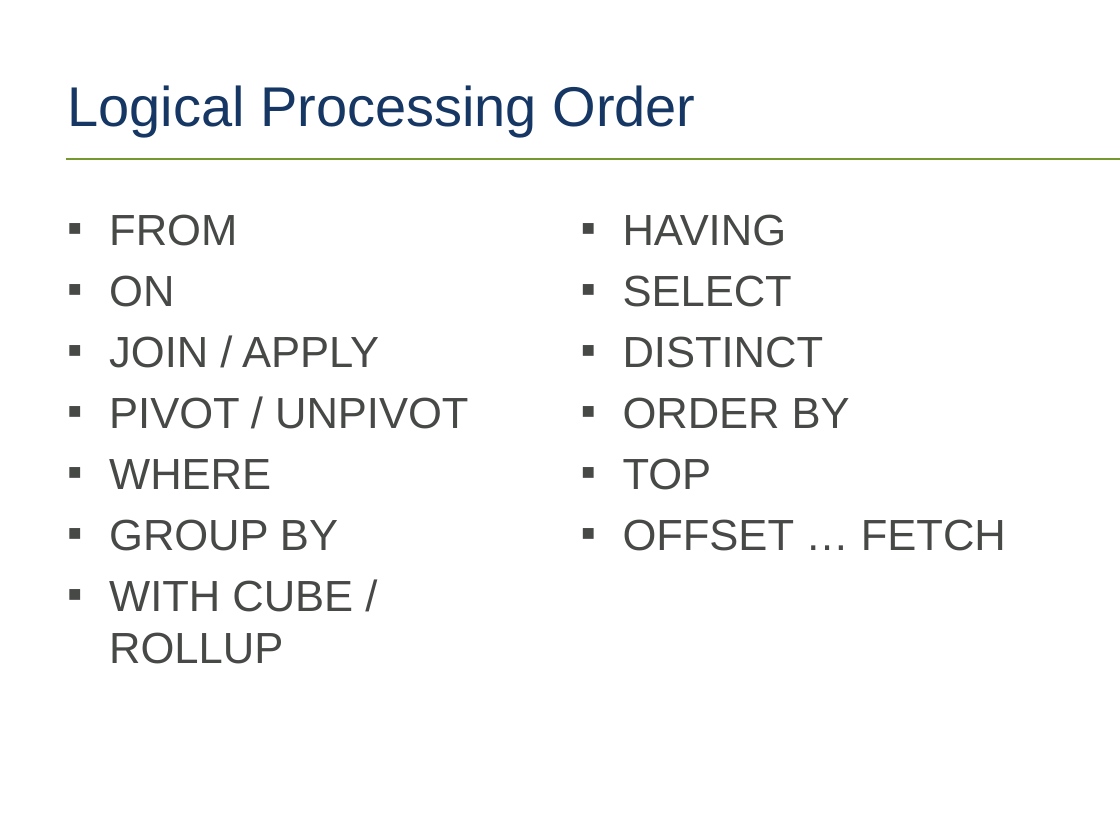
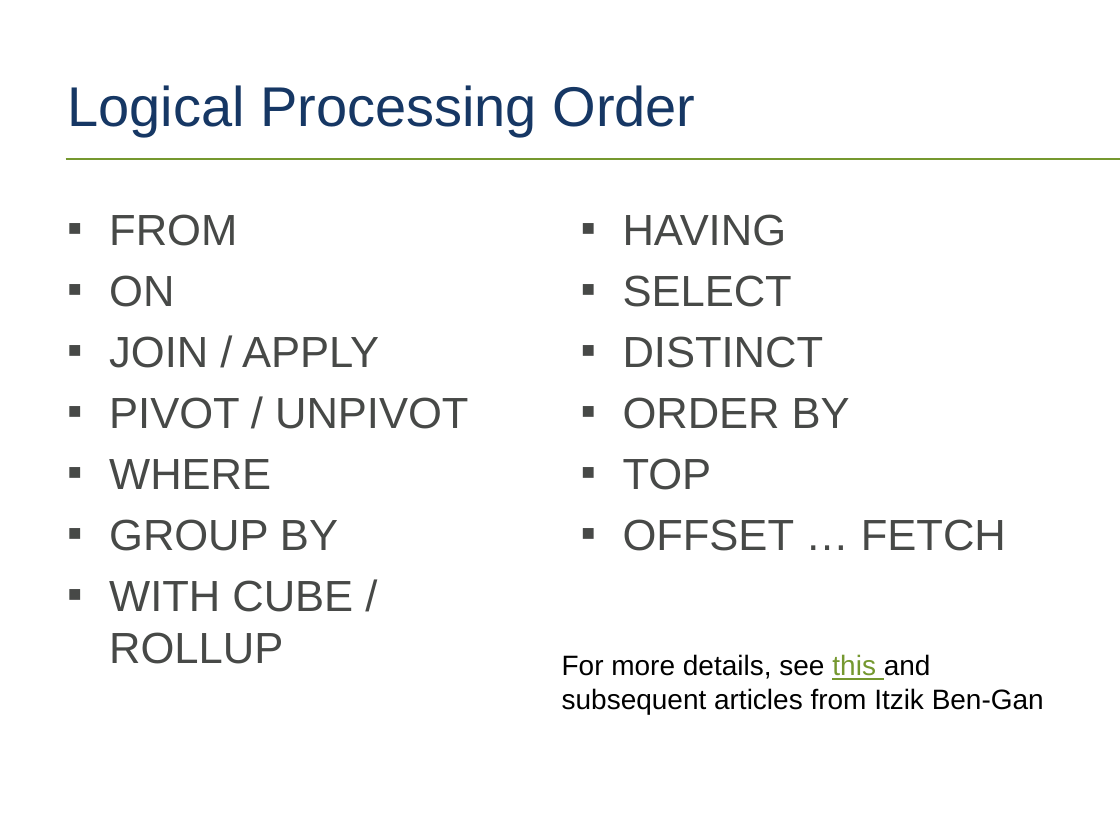
Before and after one commit to tf3604/OptimizerPresentation, a slide deck: slide 11 of Optimizer.pptx. Drawn at 1120x840 pixels with LibreOffice and Linux fonts; fonts in the diff are those of the drawing; background and template pictures are left out. Boxes give left, top, right and bottom in pixels: in the first picture for what was removed or moved away, otherwise in the second. Text is boxed around its words. In the diff, an @@ line names an element or a change of style, - is before the commit and + after.

```diff
--- a/Optimizer.pptx
+++ b/Optimizer.pptx
@@ text added at (x1=562, y1=654, x2=1044, y2=714), 18 pt, text #000000 @@
+For more details, see this and subsequent articles from Itzik Ben-Gan
```
Also in this commit, not shown: 1 other slide changed, 2 slides added, 1 slide removed, 1 other file.
